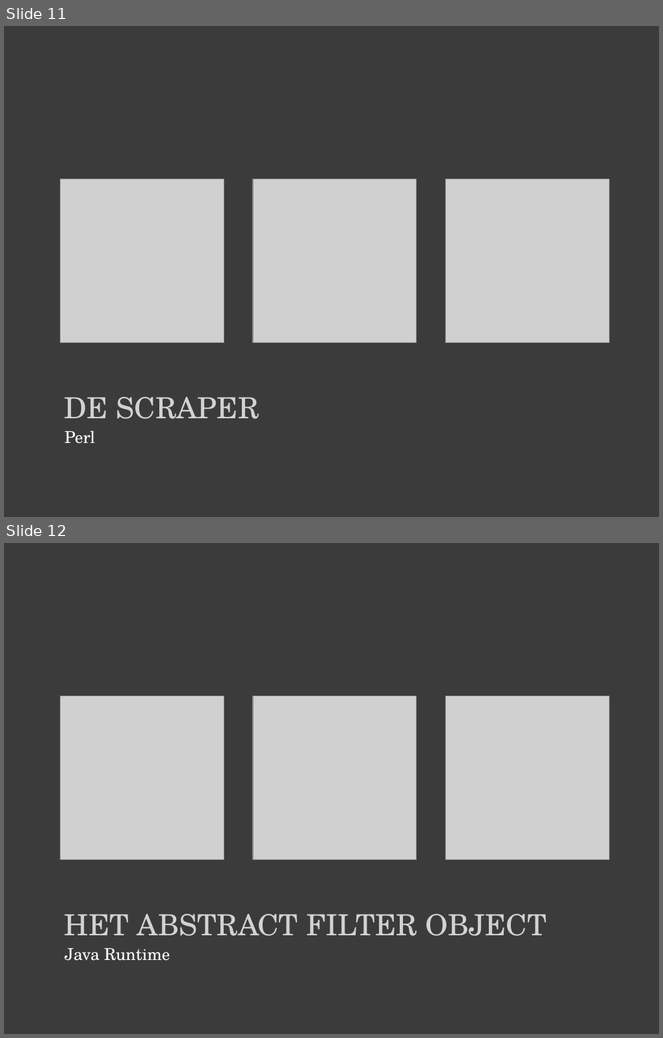
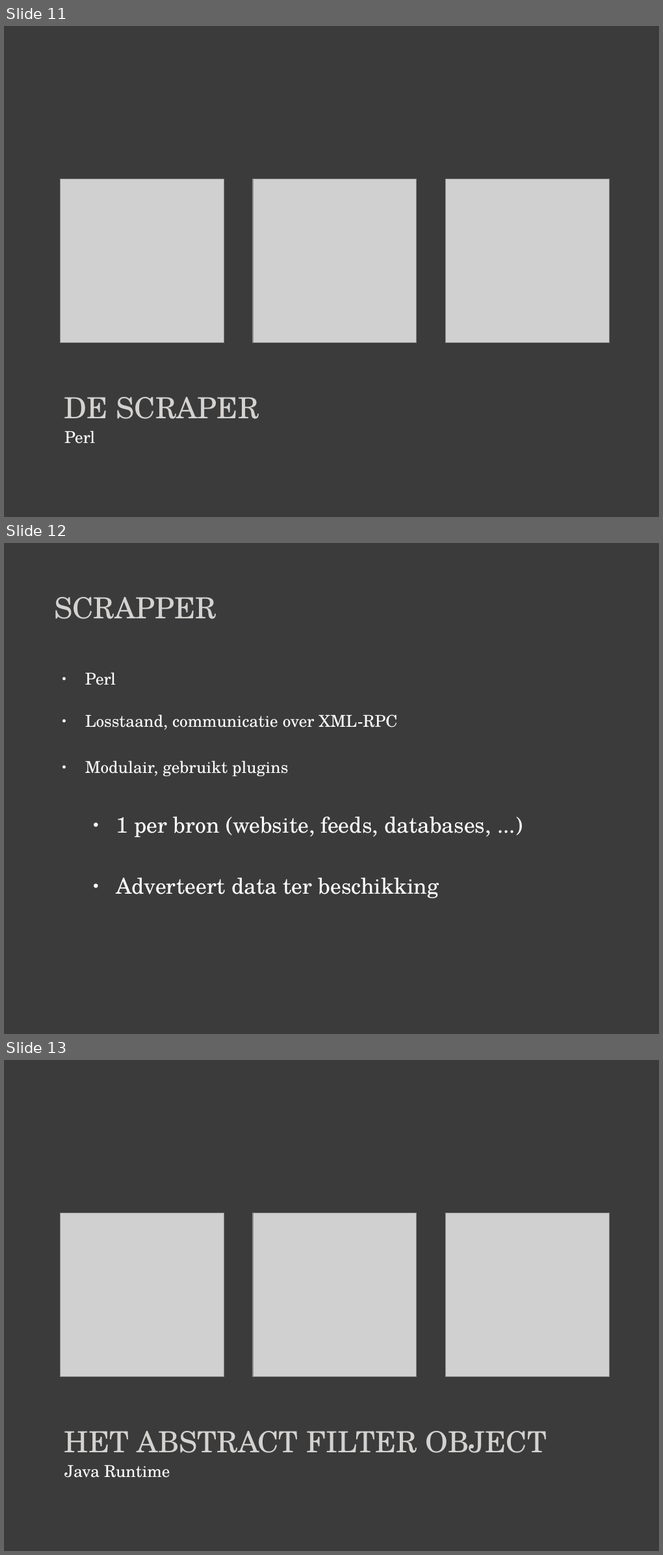
Before and after one commit to maleadt/stockplay, a slide deck: demo/Presentatie.pptx. Shown one above the other, each under a label of ours: slides 11 and 12 before the commit, slides 11, 12 and 13 after it. The pictures are 663x1038 and 663x1555 pixels, drawn with LibreOffice and Linux fonts; fonts in the diff are those of the drawing; grey boxes stand for pictures. Boxes give left, top, right and bottom in pixels: in the first picture for what was removed or moved away, otherwise in the second. Text is boxed around its words. In the diff, an @@ line names an element or a change of style, - is before the commit and + after.

```diff
--- a/demo/Presentatie.pptx
+++ b/demo/Presentatie.pptx
@@ slide 12 added at box(4, 543, 659, 1034), background #3B3B3B @@
@@ title added at box(54, 597, 217, 619), 32 pt, text #D4D2D0 @@
+SCRAPPER
@@ text added at box(85, 672, 491, 899), 24 pt, text #FFFFFF @@
+● Perl
+● Losstaand, communicatie over XML-RPC
+● Modulair, gebruikt plugins
+  ● 1 per bron (website, feeds, databases, ...)
+  ● Adverteert data ter beschikking
@@ what was slide 12 is now slide 13 @@
```
Also in this commit, not shown: 3 other slides added.
